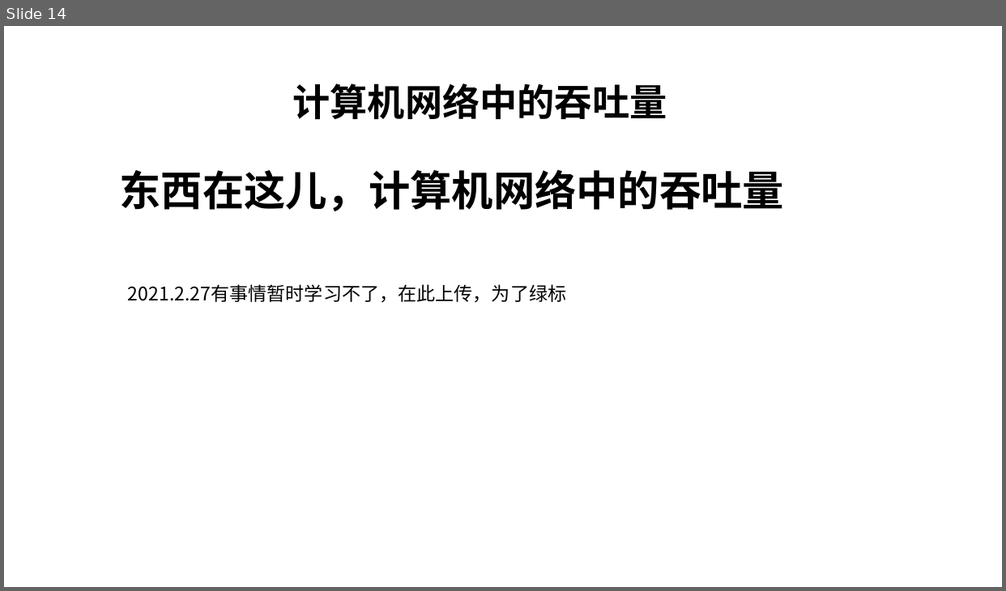
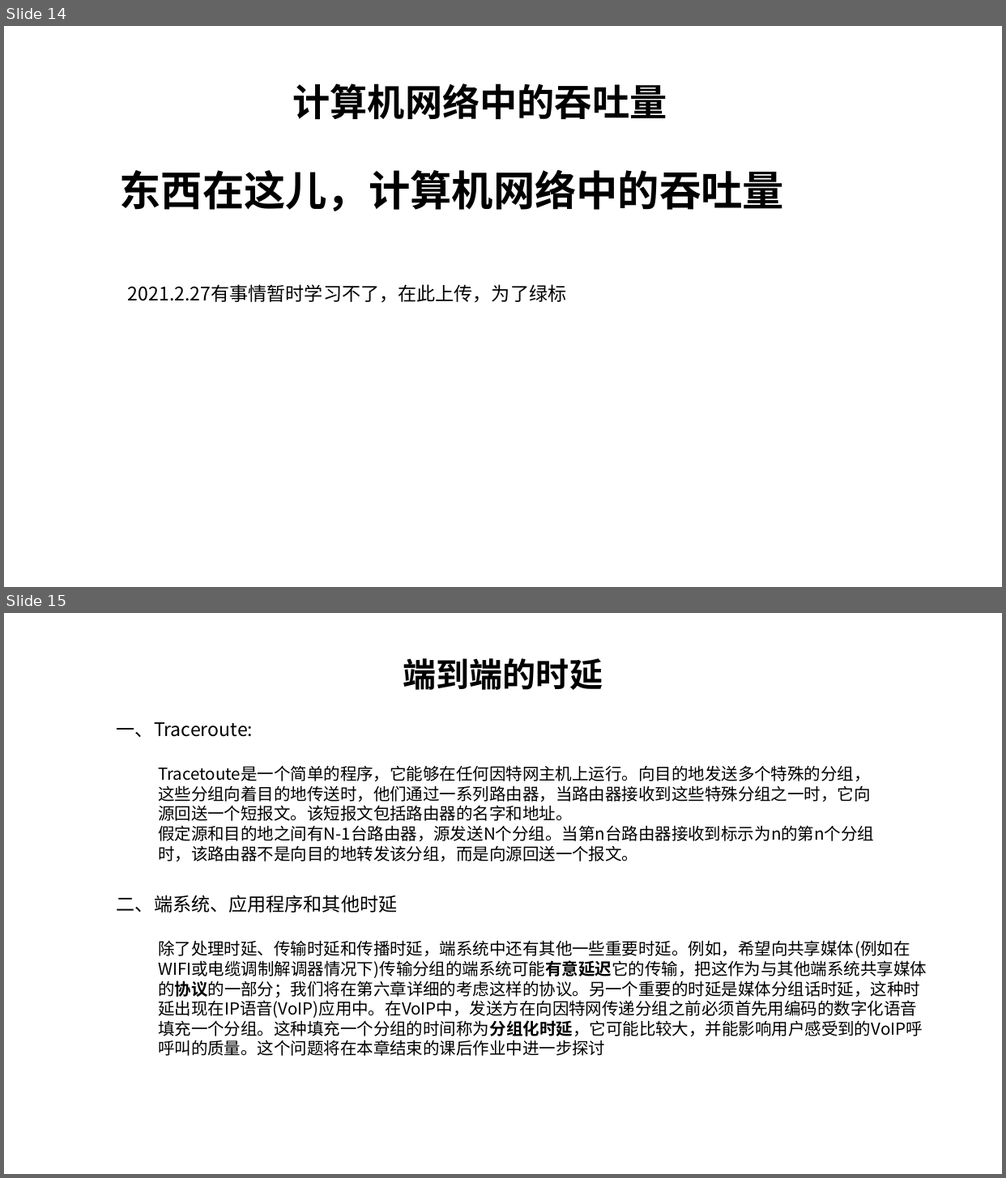
Before and after one commit to kuan525/Computer-Networking-A-top-down-Approach, a slide deck: 计算机网络和因特网.pptx. Shown one above the other, each under a label of ours: slide 14 before the commit, slides 14 and 15 after it. The pictures are 1006x591 and 1006x1178 pixels, drawn with LibreOffice and Linux fonts; fonts in the diff are those of the drawing. Boxes give left, top, right and bottom in pixels: in the first picture for what was removed or moved away, otherwise in the second. Text is boxed around its words. In the diff, an @@ line names an element or a change of style, - is before the commit and + after.

Commit message:
2021.2.27笔记

```diff
--- a/计算机网络和因特网.pptx
+++ b/计算机网络和因特网.pptx
@@ slide 15 added at [4, 613, 1002, 1174], background #FFFFFF @@
@@ text added at [403, 658, 603, 690], 32 pt, text #000000, bold @@
+端到端的时延
@@ text added at [117, 722, 253, 737], 18 pt, text #000000 @@
+一、Traceroute:
@@ text added at [158, 765, 874, 862], 16 pt, text #000000 @@
+Tracetoute是一个简单的程序，它能够在任何因特网主机上运行。向目的地发送多个特殊的分组，这些分组向着目的地传送时，他们通过一系列路由器，当路由器接收到这些特殊分组之一时，它向源回送一个短报文。该短报文包括路由器的名字和地址。
+假定源和目的地之间有N-1台路由器，源发送N个分组。当第n台路由器接收到标示为n的第n个分组时，该路由器不是向目的地转发该分组，而是向源回送一个报文。
@@ text added at [117, 895, 397, 913], 18 pt, text #000000 @@
+二、端系统、应用程序和其他时延
@@ text added at [158, 940, 927, 1056], 16 pt, text #000000 @@
+除了处理时延、传输时延和传播时延，端系统中还有其他一些重要时延。例如，希望向共享媒体(例如在WIFI或电缆调制解调器情况下)传输分组的端系统可能有意延迟它的传输，把这作为与其他端系统共享媒体的协议的一部分；我们将在第六章详细的考虑这样的协议。另一个重要的时延是媒体分组话时延，这种时延出现在IP语音(VoIP)应用中。在VoIP中，发送方在向因特网传递分组之前必须首先用编码的数字化语音填充一个分组。这种填充一个分组的时间称为分组化时延，它可能比较大，并能影响用户感受到的VoIP呼呼叫的质量。这个问题将在本章结束的课后作业中进一步探讨
```
